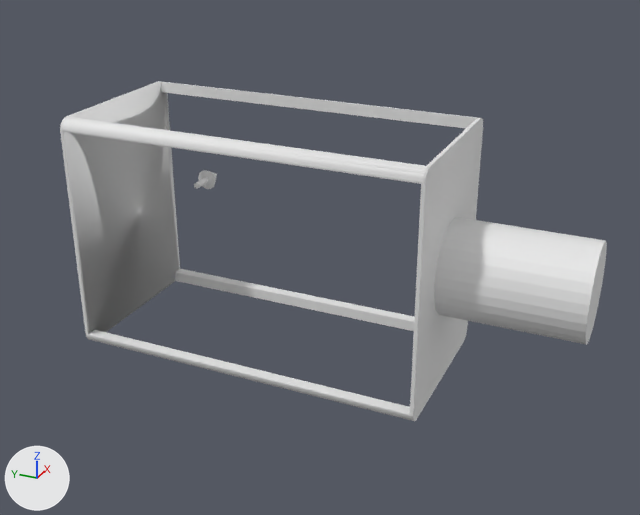
A saved change to the OBJ model assets/robot.obj.
Rendered twice from a 50 mm camera at (-0.633, -0.486, 0.303) aimed at (0.009, -0.197, -0.018). Lighting does not change. The marker at lower left points along +X, +Y and +Z. Where no turn or scale is listed for an object, it has been applied to the vertices.

The scene before the commit, as lines of its bpy script (objects in view):
```python
me_cube = bpy.data.meshes.new('Cube')
me_cube.from_pydata(...)  # 313 vertices, 714 faces; spans x -0.077..0.119, y -0.43..-0.002, z -0.105..0.105
ob_cube = bpy.data.objects.new('Cube', me_cube)
ob_cube.location = (0.0, 0.0, 0.0)
```
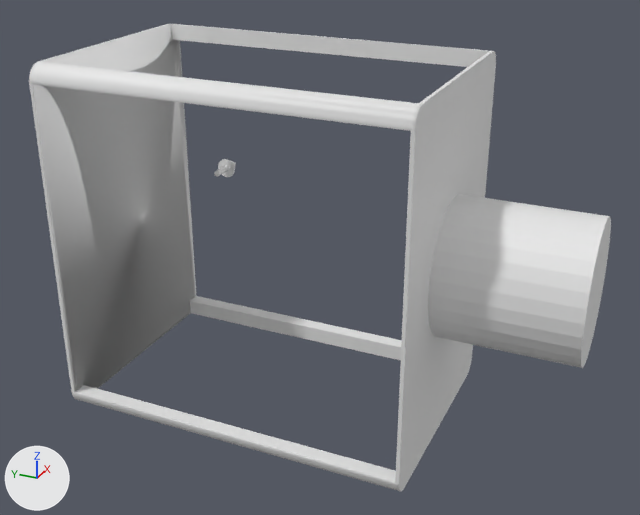
Commit message: update robot model

The change in detail:
me_cube has 313 vertices, 714 faces and spans x -0.077..0.119, y -0.43..-0.002, z -0.105..0.105.
me_cube is used by ob_cube; location (0.0, 0.0, 0.0).
me_cube part 1: the loose piece of 33 vertices spanning x 0.099..0.119, y -0.04..-0.02, z -0.01..0.01 is moved by (0.04, 0.0, 0.0).
me_cube part 2: the loose piece of 64 vertices spanning x 0.079..0.099, y -0.033..-0.027, z -0.003..0.003 is moved by (0.04, 0.0, 0.0).
me_cube part 3: the loose piece of 152 vertices spanning x -0.077..0.077, y -0.315..-0.002, z -0.105..0.105 is scaled about its middle by (1.36, 1, 1.48).
me_cube part 4: a new loose piece, a 32-sided cylinder along y spanning x -0.055..0.055, y -0.43..-0.315, z -0.059..0.059.
me_cube part 5: the loose piece of 64 vertices spanning x -0.04..0.04, y -0.43..-0.315, z -0.04..0.04 is deleted.

Where the change shows, as pixel boxes [x1, y1, x2, y2] in the pictures (640 x 515 px; the box of a moved part takes in the faces that stretch with it):
'Cube', reshaped (6% wider, 37% taller): before [60, 81, 607, 421]; after [29, 24, 611, 491]
part 1 of me_cube, moved or reshaped: before [198, 170, 217, 189]; after [218, 159, 236, 177]
part 2 of me_cube, moved or reshaped: before [194, 177, 209, 189]; after [214, 165, 229, 177]
part 3 of me_cube, moved or reshaped: before [60, 81, 483, 421]; after [29, 24, 496, 491]
part 4 of me_cube, added: after [428, 194, 611, 368]
part 5 of me_cube, deleted: before [434, 217, 607, 345]
